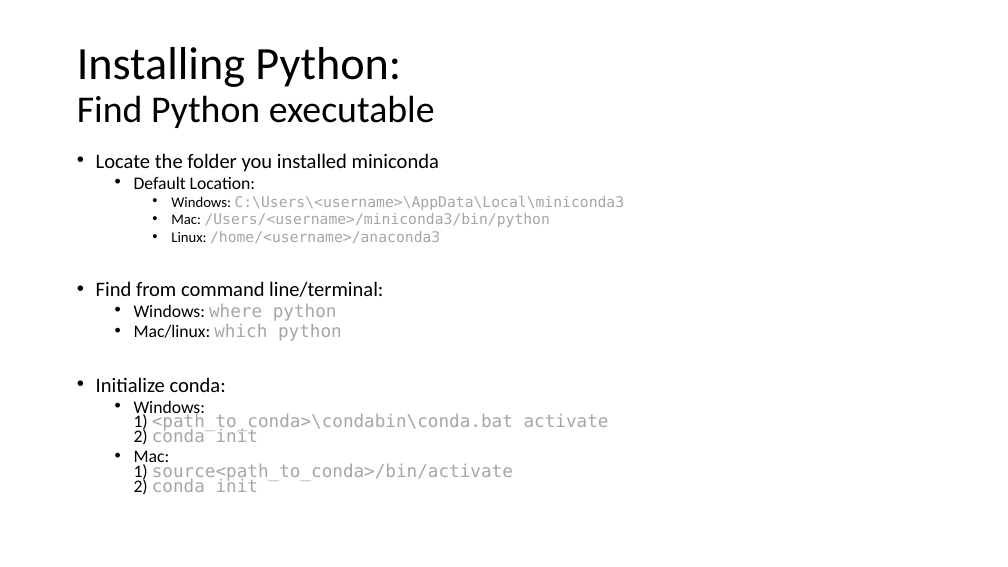
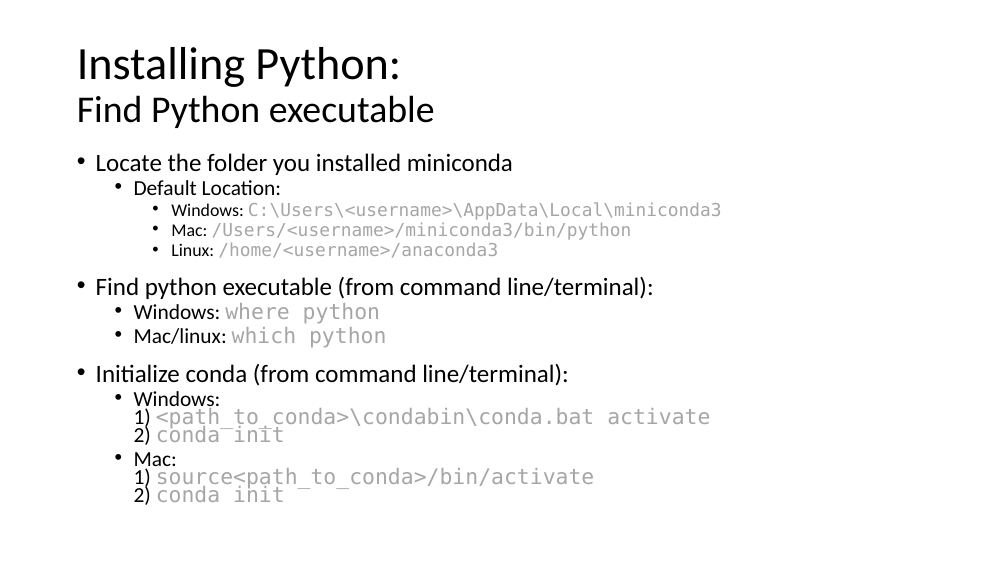
Before and after one commit to jjahanip/BIOF063, a slide deck: slide 11 of day_1/day_1.pptx. Drawn at 1008x567 pixels with LibreOffice and Linux fonts; fonts in the diff are those of the drawing. Boxes give left, top, right and bottom in pixels: in the first picture for what was removed or moved away, otherwise in the second. Text is boxed around its words. In the diff, an @@ line names an element or a change of style, - is before the commit and + after.

```diff
--- a/day_1/day_1.pptx
+++ b/day_1/day_1.pptx
@@ text at (96, 153, 722, 505): size 19.6 to 23.8 pt in "Locate the folder you installed miniconda"; size 16.8 to 20.4 pt in "Default Location:", "Windows: where python", "Mac/linux: which python", "Windows: 1) <path_to_conda>\condabin\conda.bat activate 2) c ..." and 1 more places; size 14 to 17 pt in "Windows: C:\Users\<username>\AppData\Local\miniconda3", "Mac: /Users/<username>/miniconda3/bin/python", "Linux: /home/<username>/anaconda3" @@
@@ text at (96, 277, 654, 299): text changed; size 19.6 to 23.8 pt @@
-• Find from command line/terminal:
+• Find python executable (from command line/terminal):
@@ text at (96, 364, 569, 386): text changed; size 19.6 to 23.8 pt @@
-• Initialize conda:
+• Initialize conda (from command line/terminal):
```
Also in this commit, not shown: 5 other slides changed, 4 slides added, 2 slides removed, 3 other files.
